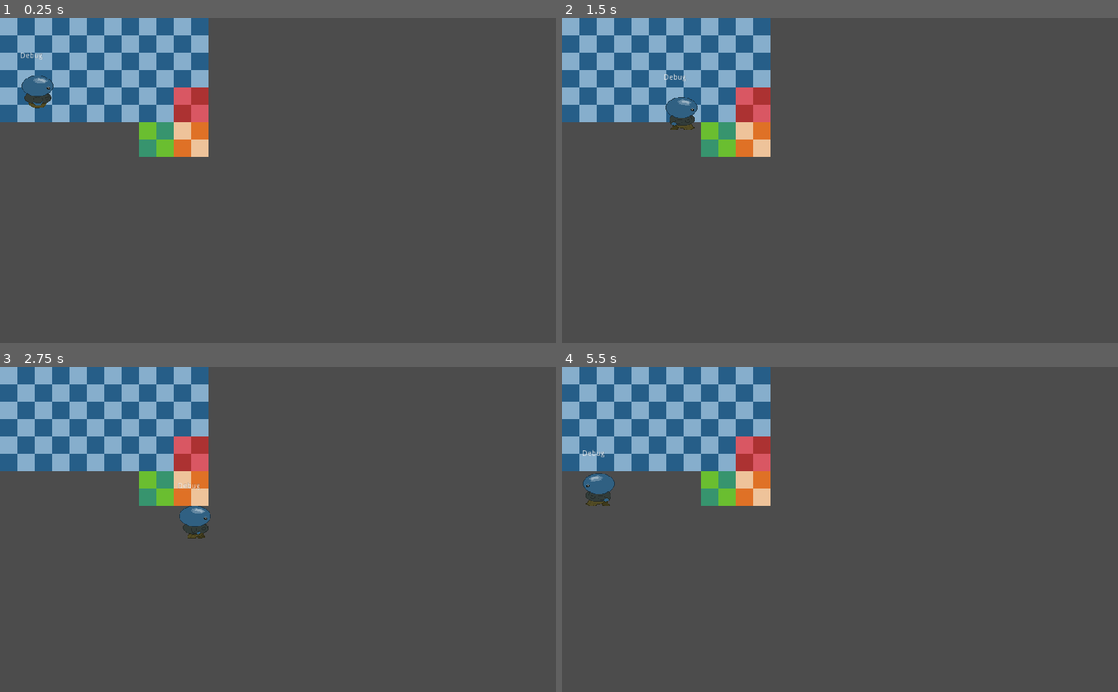
Above: before the commit, frames 1-4 (two rows, left to right).
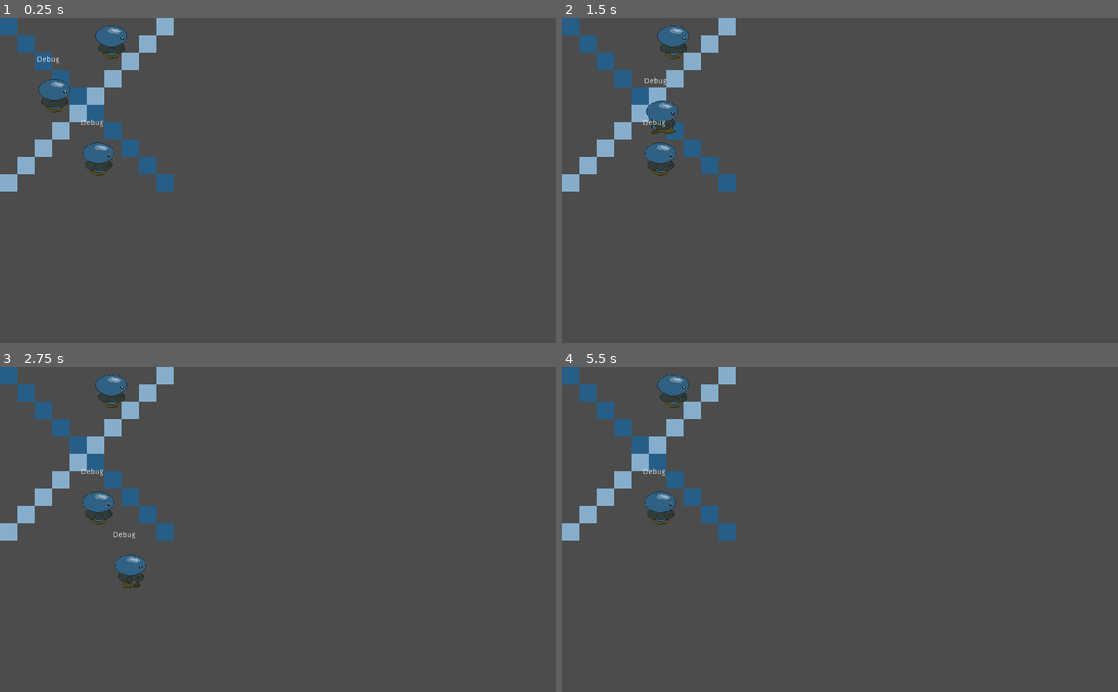
Above: after the commit, the same moments.

Repository: russmatney/beatemup-three
Game: Godot game, scene res://src/demos/WalkBotDemo.tscn
The game is run twice, just before and just after one commit, with the same random seed, the same clock (stepped at 60 frames per second) and the same inputs. Before the commit the project starts from res://src/demos/MovementDemo.tscn.
Inputs:
- Up to frame 1 (0.25 s): no input
- Up to frame 2 (1.5 s): hold Right (move_right) 0.53-1.28 s; hold Space (attack, bound only after the commit) 0.53-1.28 s; hold Down (move_down) from 1.28 s (still down); tap Space (attack, bound only after the commit) at 1.35 s
- Up to frame 3 (2.75 s): release Down (move_down) at 2.03 s; hold Right (move_right) from 2.03 s (still down); hold Space (attack, bound only after the commit) from 2.03 s (still down)
- Up to frame 4 (5.5 s): release Right (move_right) at 2.78 s; release Space (attack, bound only after the commit) at 2.78 s; hold W (move_up) 2.78-3.53 s; tap Space (attack, bound only after the commit) at 2.85, 4.35 s; hold Space (attack, bound only after the commit) 3.53-4.28 s; hold Left (move_left) 3.53-5.03 s; hold Down (move_down) from 5.03 s (still down); hold Space (attack, bound only after the commit) from 5.03 s (still down)

The runs differ from the first frame. In frame 1, 15% of the frame differs, in the area x 0-38%, y 0-54%; in frame 2, 15%; in frame 3, 16%, in the area x 0-38%, y 0-68%; in frame 4, 15%.

Commit message:
wip: basic combat coming along
punchbox, kickbox, hurtbox, some input handling, combo, and timers.

Diff:
--- a/project.godot
+++ b/project.godot
@@ -27,7 +27,7 @@
 [application]
 
 config/name="BeatEmUpThree"
-run/main_scene="res://src/demos/MovementDemo.tscn"
+run/main_scene="res://src/demos/WalkBotDemo.tscn"
 config/icon="res://icon.png"
 
 [autoload]
@@ -71,6 +71,12 @@
 , Object(InputEventKey,"resource_local_to_scene":false,"resource_name":"","device":0,"alt":false,"shift":false,"control":false,"meta":false,"command":false,"pressed":false,"scancode":83,"physical_scancode":0,"unicode":0,"echo":false,"script":null)
  ]
 }
+attack={
+"deadzone": 0.5,
+"events": [ Object(InputEventKey,"resource_local_to_scene":false,"resource_name":"","device":0,"alt":false,"shift":false,"control":false,"meta":false,"command":false,"pressed":false,"scancode":32,"physical_scancode":0,"unicode":0,"echo":false,"script":null)
+, Object(InputEventKey,"resource_local_to_scene":false,"resource_name":"","device":0,"alt":false,"shift":false,"control":false,"meta":false,"command":false,"pressed":false,"scancode":69,"physical_scancode":0,"unicode":0,"echo":false,"script":null)
+ ]
+}
 
 [layer_names]
 
--- a/src/Char.gd
+++ b/src/Char.gd
@@ -6,6 +6,8 @@
 enum face_dir {LEFT, RIGHT}
 var facing = face_dir.LEFT
 
+export(bool) var is_player = false
+
 onready var animated_sprite = $AnimatedSprite
 onready var facing_detector = $FacingDetector
 
@@ -13,9 +15,15 @@
 onready var kickbox = $Kickbox
 onready var hurtbox = $Hurtbox
 
-# Called when the node enters the scene tree for the first time.
+### ready #####################################################################
+
 func _ready():
   Notif.notif("ready")
+
+func get_move_vector():
+  return Trols.move_dir() if is_player else Vector2()
+
+### process #####################################################################
 
 func flip_area(area: Area2D):
   area.transform.origin.x *= -1
@@ -25,7 +33,7 @@
     var collision = get_slide_collision(i)
     print("player coll", collision)
 
-  var move_vector: Vector2 = Trols.move_dir()
+  var move_vector: Vector2 = get_move_vector()
   var old_facing = facing
   if move_vector.x > 0:
     facing = face_dir.LEFT
@@ -52,8 +60,98 @@
   else:
     animated_sprite.animation = "walk"
 
+### physics_process #####################################################################
 
 func _physics_process(_delta):
-  var move_vector = Trols.move_dir()
-  velocity = move_vector * speed
+  var move_vector: Vector2 = get_move_vector()
+  if not punching and not kicking and not stunned and not knocked_back:
+    velocity = move_vector * speed
   velocity = move_and_slide(velocity)
+
+### unhandled_input #####################################################################
+
+func _unhandled_input(event):
+  if is_player and Trols.is_attack(event):
+    attack()
+
+### combat #####################################################################
+
+var stunned = false
+var knocked_back = false
+
+var punch_count = 0
+var punching = false
+var punch_windup = 0.1
+var punch_cooldown = 0.2
+
+var kicking = false
+var kick_windup = 0.1
+var kick_cooldown = 0.3
+
+var in_punchbox = []
+var in_kickbox = []
+
+# TODO add $ComboTimer node
+onready var combo_timer = $ComboTimer
+export(float) var combo_timeout := 0.5
+
+signal punch
+signal kick
+
+func attack():
+  # can-attack?
+  # punch or kick?
+  # cancel attack if hit before/during windup?
+
+  if punch_count >= 2:
+    kick()
+  else:
+    punch()
+
+func can_attack():
+  return not stunned and not knocked_back
+
+func punch():
+  # TODO cut off with some queue (so we don't wait for the finish before continuing the combo)
+  punch_count += 1
+  punching = true
+  yield(get_tree().create_timer(punch_windup), "timeout")
+
+  if not stunned and not knocked_back:
+    emit_signal("punch", self) # maybe just for metrics/ui?
+
+    for ch in in_punchbox:
+      print("punching: ", ch)
+
+  yield(get_tree().create_timer(punch_cooldown), "timeout")
+  punching = false
+
+func kick():
+  punch_count = 0
+  kicking = true
+  yield(get_tree().create_timer(kick_windup), "timeout")
+
+  if not stunned and not knocked_back:
+    emit_signal("kick", self)
+    for ch in in_kickbox:
+      print("kickbox: ", ch)
+
+  yield(get_tree().create_timer(kick_cooldown), "timeout")
+  kicking = false
+
+### hitbox signals ##########################################################
+
+func _on_Punchbox_area_entered(area):
+  if area.is_in_group("hurtboxes") and area != hurtbox:
+    print("area entered punchbox ", area, " ", area.get_parent())
+    in_punchbox.append(area.get_parent())
+
+func _on_Punchbox_area_exited(area):
+  in_punchbox.erase(area.get_parent())
+
+func _on_Kickbox_area_entered(area):
+  if area.is_in_group("hurtboxes") and area != hurtbox:
+    in_kickbox.append(area.get_parent())
+
+func _on_Kickbox_area_exited(area):
+  in_kickbox.erase(area.get_parent())
--- a/src/Char.tscn
+++ b/src/Char.tscn
@@ -98,11 +98,12 @@
 
 [node name="Char" type="KinematicBody2D"]
 script = ExtResource( 2 )
+combo_timeout = null
 
 [node name="AnimatedSprite" type="AnimatedSprite" parent="."]
 frames = SubResource( 1 )
 animation = "idle"
-frame = 1
+frame = 2
 playing = true
 
 [node name="CollisionShape2D" type="CollisionShape2D" parent="."]
@@ -147,7 +148,7 @@
 self_modulate = Color( 0.921569, 0.478431, 0.0666667, 1 )
 shape = SubResource( 19 )
 
-[node name="Hurtbox" type="Area2D" parent="."]
+[node name="Hurtbox" type="Area2D" parent="." groups=["hurtboxes"]]
 position = Vector2( 0, 10 )
 
 [node name="CollisionShape2D" type="CollisionShape2D" parent="Hurtbox"]
@@ -172,3 +173,7 @@
 
 [connection signal="body_entered" from="StandingDetector" to="StandingDetector" method="_on_body_entered"]
 [connection signal="body_entered" from="FacingDetector" to="FacingDetector" method="_on_body_entered"]
+[connection signal="area_entered" from="Punchbox" to="." method="_on_Punchbox_area_entered"]
+[connection signal="area_exited" from="Punchbox" to="." method="_on_Punchbox_area_exited"]
+[connection signal="area_entered" from="Kickbox" to="." method="_on_Kickbox_area_entered"]
+[connection signal="area_exited" from="Kickbox" to="." method="_on_Kickbox_area_exited"]
--- a/src/autoloads/Trols.gd
+++ b/src/autoloads/Trols.gd
@@ -14,3 +14,6 @@
     v_diff.y -= 1
 
   return v_diff.normalized()
+
+func is_attack(event):
+  return event.is_action_pressed("attack")
--- a/src/demos/WalkBotDemo.tscn
+++ b/src/demos/WalkBotDemo.tscn
@@ -17,9 +17,13 @@
 
 [node name="Char" parent="." instance=ExtResource( 1 )]
 position = Vector2( 205, 43 )
+combo_timeout = 0.5
 
 [node name="Char2" parent="." instance=ExtResource( 1 )]
 position = Vector2( 100, 142 )
+is_player = true
+combo_timeout = 0.5
 
 [node name="Char3" parent="." instance=ExtResource( 1 )]
 position = Vector2( 181, 259 )
+combo_timeout = 0.5
